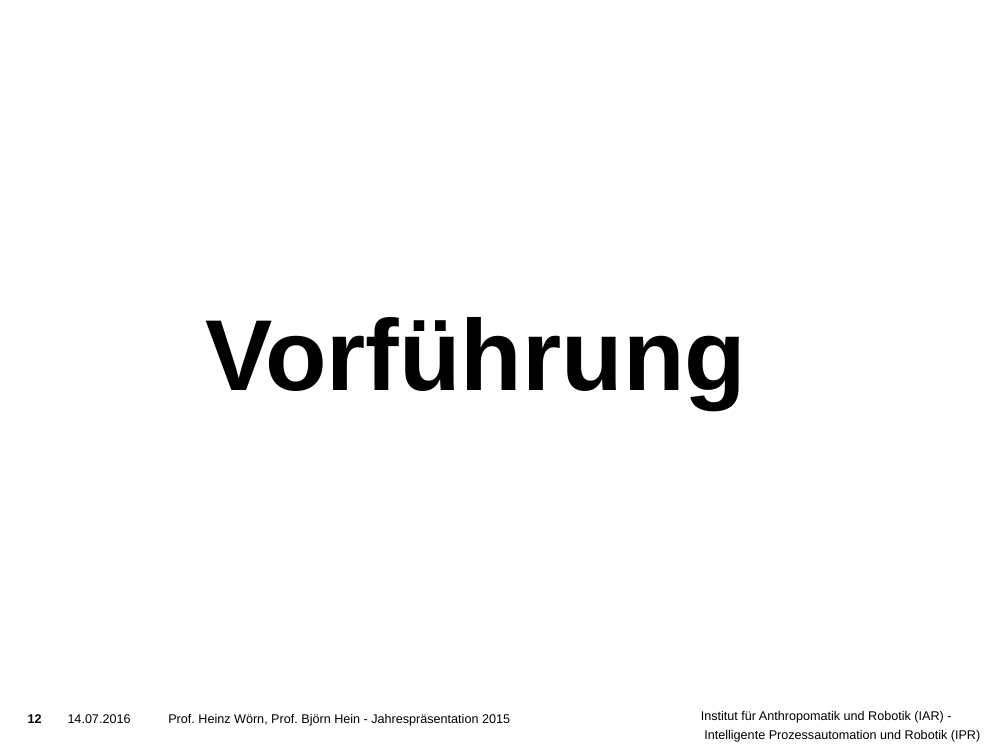
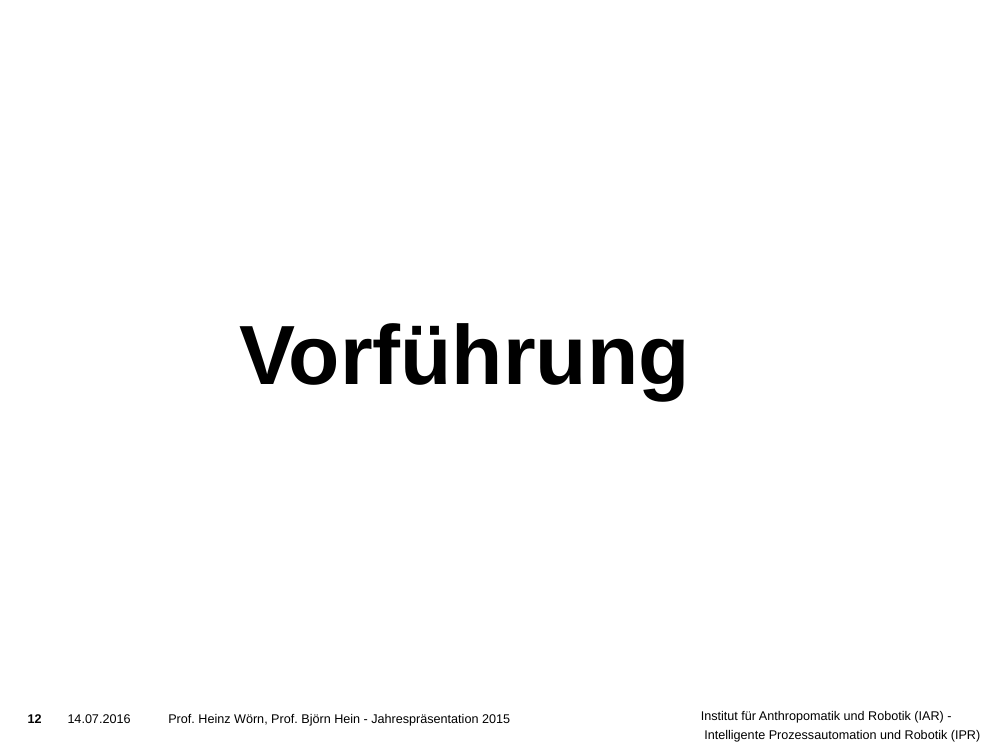
Before and after one commit to ThePrimus/VisualInspection, a slide deck: slide 12 of Praesentation/Vorlage Präsentation.pptx. Drawn at 1008x756 pixels with LibreOffice and Linux fonts; fonts in the diff are those of the drawing; background and template pictures are left out. Boxes give left, top, right and bottom in pixels: in the first picture for what was removed or moved away, otherwise in the second. Text is boxed around its words. In the diff, an @@ line names an element or a change of style, - is before the commit and + after.

```diff
--- a/Praesentation/Vorlage Präsentation.pptx
+++ b/Praesentation/Vorlage Präsentation.pptx
@@ title "Vorführung": place and size @@
-title "Vorführung" at [205, 317, 746, 408]
+title "Vorführung" at [239, 323, 690, 400]
@@ title "Vorführung" at [239, 323, 690, 400]: size 72 to 60 pt @@
```
Also in this commit, not shown: 1 other slide changed.
